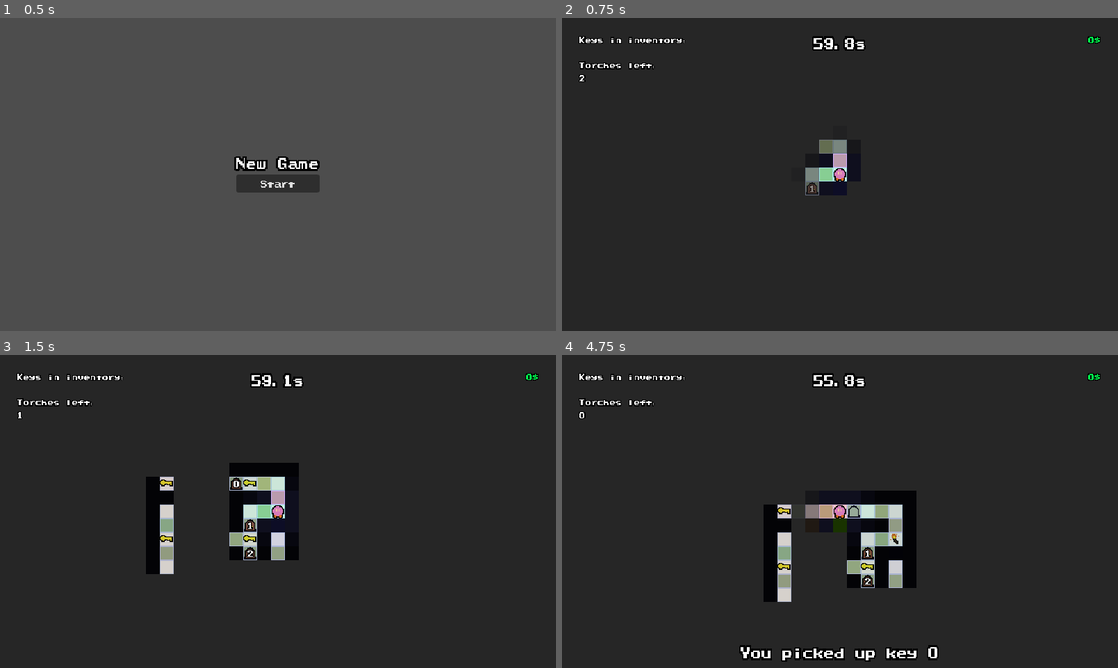
Above: before the commit, frames 1-4 (two rows, left to right).
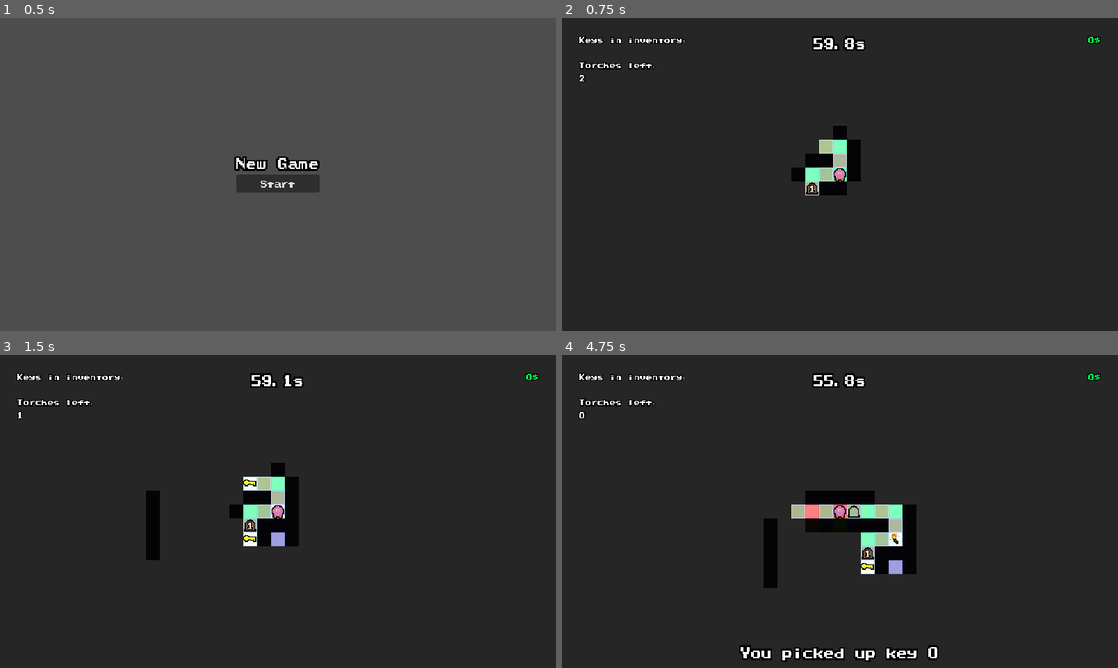
Above: after the commit, the same moments.

Repository: ultsi/randomized-maze-metroidvania
Game: Godot game, scene res://core/game.tscn
The game is run twice, just before and just after one commit, with the same random seed, the same clock (stepped at 60 frames per second) and the same inputs.
Inputs:
- Up to frame 1 (0.5 s): no input
- Up to frame 2 (0.75 s): click "Start" at 0.5 s
- Up to frame 3 (1.5 s): tap Enter at 1.25 s; hold Right (right) from 1.28 s (still down); tap Space (place_torch) at 1.35 s
- Up to frame 4 (4.75 s): tap Space (place_torch) at 2, 2.3, 3.05, 3.8, 4.55 s; release Right (right) at 2.03 s; hold S (down) 2.03-2.78 s; tap 1 (metro1) at 2.1 s; hold Right (right) 2.78-3.53 s; tap 2 (metro2) at 2.85 s; hold W (up) 3.53-4.28 s; tap 3 (metro3) at 3.6 s; tap Enter at 4.25 s; hold A (left) from 4.28 s (still down); tap 4 (metro4) at 4.35 s

Frame 1 is identical in both runs. In frame 2, 1.0% of the frame differs, in the area x 41-52%, y 34-57%; in frame 3, 3.4%; in frame 4, 3.7%, in the area x 36-64%, y 43-79%.

Commit message:
Revert/comment out tiles fading changes for now

Diff:
--- a/core/maze_tilemap.gd
+++ b/core/maze_tilemap.gd
@@ -622,7 +622,7 @@
 	if Input.is_action_just_pressed("place_torch") && torches > 0 && is_walkable(player_pos):
 		torches -= 1
 		visual_tiles[player_i].cell_type = TileSprite.CellType.TORCH
-		for_valid_tiles_in_range(player_pos, Vector2i(-3, -3), Vector2i(3, 3), func(_pos: Vector2i, i: int) -> void:
+		for_valid_tiles_in_range(player_pos, Vector2i(-2, -2), Vector2i(2, 2), func(_pos: Vector2i, i: int) -> void:
 			visual_tiles[i].constant_light = true
 		)
 
@@ -653,7 +653,7 @@
 			player_metros.append(metro_stations[player_i])
 			audio_metro_open.play()
 			new_message("Metro activated! Press {0} to warp to it.".format([player_metros.size()]), 0.5)
-			for_valid_tiles_in_range(player_pos, Vector2i(-2, -2), Vector2i(2, 2), func(_pos: Vector2i, i: int) -> void:
+			for_valid_tiles_in_range(player_pos, Vector2i(-3, -3), Vector2i(3, 3), func(_pos: Vector2i, i: int) -> void:
 				visual_tiles[i].constant_light = true
 			)
 
@@ -666,7 +666,7 @@
 		player_won = true
 		new_message("You won!!!")
 	for tile_i in range(0, visual_tiles.size()):
-		visual_tiles[tile_i].player_vision = player_pos.distance_squared_to(i_to_xy(tile_i))
+		# visual_tiles[tile_i].player_vision = player_pos.distance_squared_to(i_to_xy(tile_i))
 		if player_won || visual_tiles[tile_i].constant_light:
 			visual_tiles[tile_i].show()
 		else:
--- a/core/tile_sprite.gd
+++ b/core/tile_sprite.gd
@@ -118,41 +118,41 @@
 	position = world_grid_pos * Vector2i(16, 16) + Vector2i(8, 8)
 
 	shader.set_shader_parameter("tile_pos", get_cell_tile_for_type(cell_type))
-	shader.set_shader_parameter("tint_amount", 0.2)
+	shader.set_shader_parameter("tint_amount", 0.5 if cell_type == CellType.ORIG_CELL else 0.05)
 
 	var orig_color := colors[group_id % 50]
 	var color := orig_color
-	if player_vision < 4:
-		color = color
-		color.a = 1.0
-		modulate.a = color.a
-	elif player_vision < 6:
-		color = color * 0.5
-		color.a = 0.5
-		modulate.a = color.a
-	elif player_vision < 8:
-		color = color * 0.25
-		color.a = 0.25
-		modulate.a = color.a
-	elif player_vision < 10:
-		color = color * 0.125
-		color.a = 0.125
-		modulate.a = color.a
-	elif player_vision < 12:
-		color = color * 0.075
-		color.a = 0.075
-		modulate.a = color.a
-	else:
-		color = color * 0.0
-		color.a = 0.0
-		modulate.a = color.a
+	# if player_vision < 4:
+	# 	color = color
+	# 	color.a = 1.0
+	# 	modulate.a = color.a
+	# elif player_vision < 6:
+	# 	color = color * 0.5
+	# 	color.a = 0.5
+	# 	modulate.a = color.a
+	# elif player_vision < 8:
+	# 	color = color * 0.25
+	# 	color.a = 0.25
+	# 	modulate.a = color.a
+	# elif player_vision < 10:
+	# 	color = color * 0.125
+	# 	color.a = 0.125
+	# 	modulate.a = color.a
+	# elif player_vision < 12:
+	# 	color = color * 0.075
+	# 	color.a = 0.075
+	# 	modulate.a = color.a
+	# else:
+	# 	color = color * 0.0
+	# 	color.a = 0.0
+	# 	modulate.a = color.a
 
-	if constant_light:
-		color.a = 1.0
-		modulate.a = color.a
-		color.r = maxf(color.r, orig_color.r * 0.2)
-		color.g = maxf(color.g, orig_color.g * 0.2)
-		color.b = maxf(color.b, orig_color.b * 0.2)
+	# if constant_light:
+	# 	color.a = 1.0
+	# 	modulate.a = color.a
+	# 	color.r = maxf(color.r, orig_color.r * 0.2)
+	# 	color.g = maxf(color.g, orig_color.g * 0.2)
+	# 	color.b = maxf(color.b, orig_color.b * 0.2)
 
 	shader.set_shader_parameter("tint", color)
 
